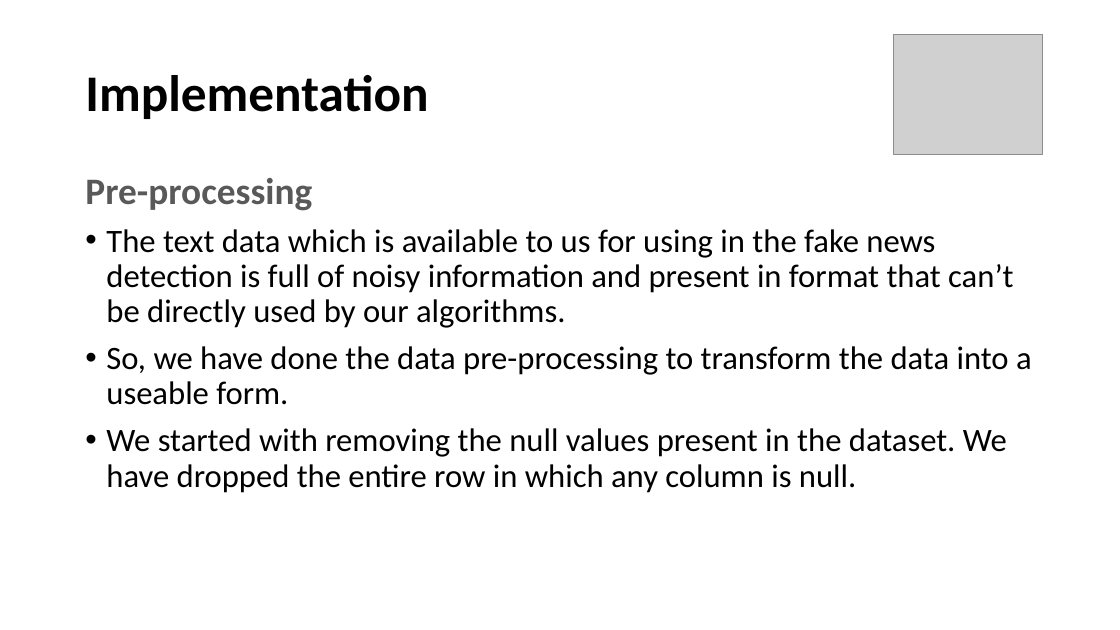
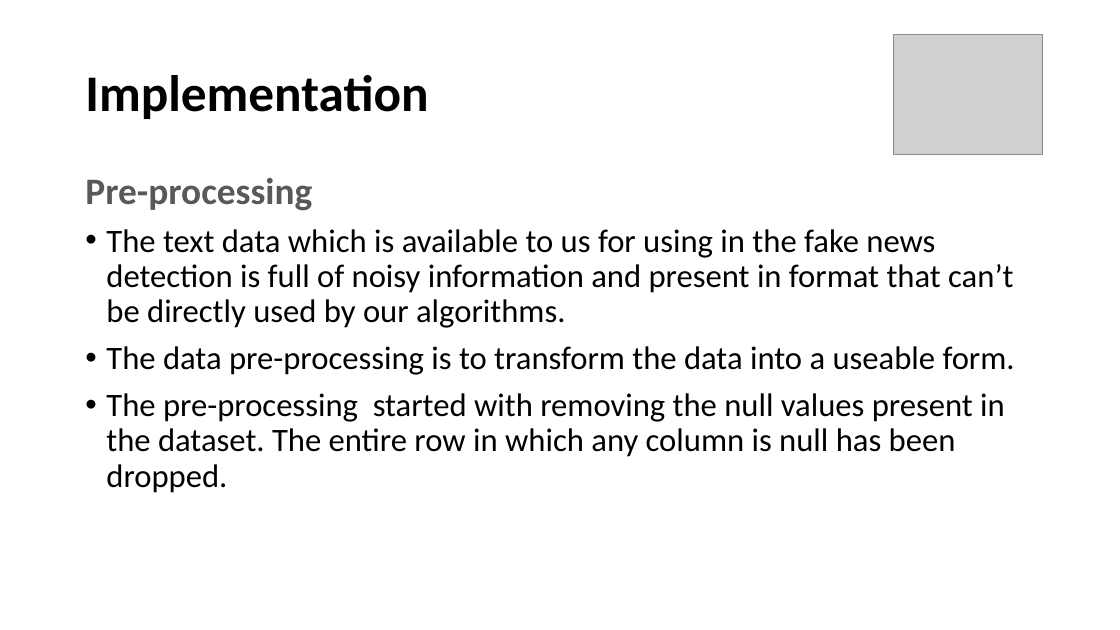
Before and after one commit to satya1013/Fake-News-1, a slide deck: slide 11 of Fake_News_New.pptx (slide 10 before the commit). Drawn at 1120x630 pixels with LibreOffice and Linux fonts; fonts in the diff are those of the drawing; grey boxes stand for pictures. Boxes give left, top, right and bottom in pixels: in the first picture for what was removed or moved away, otherwise in the second. Text is boxed around its words. In the diff, an @@ line names an element or a change of style, - is before the commit and + after.

```diff
--- a/Fake_News_New.pptx
+++ b/Fake_News_New.pptx
@@ text at <box>106,346,1015,493</box>: text changed @@
-• So, we have done the data pre-processing to transform the data into a useable form.
-• We started with removing the null values present in the dataset. We have dropped the entire row in which any column is null.
+• The data pre-processing is to transform the data into a useable form.
+• The pre-processing started with removing the null values present in the dataset. The entire row in which any column is null has been dropped.
```
Also in this commit, not shown: 5 other slides changed, 1 slide added, 15 other files.
